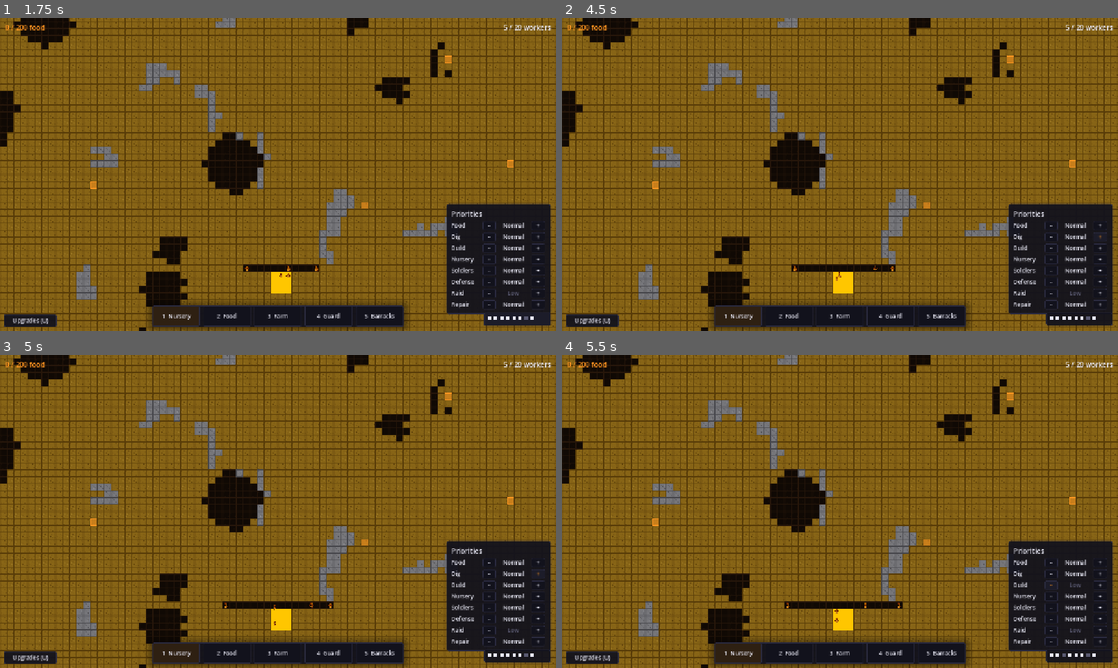
Above: before the commit, frames 1-4 (two rows, left to right).
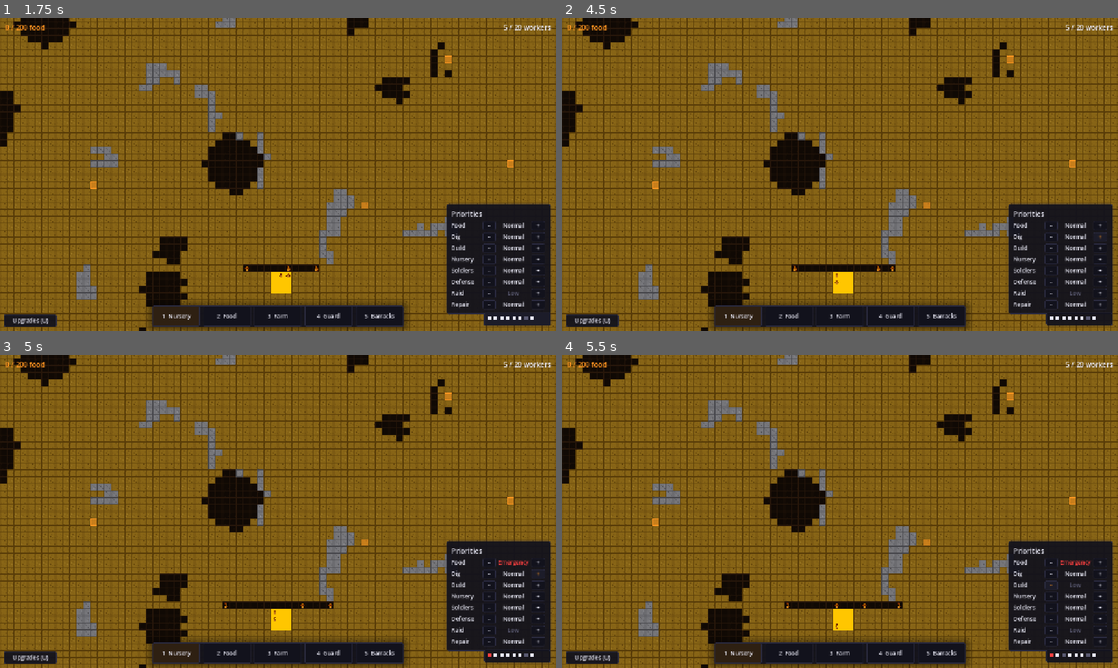
Above: after the commit, the same moments.

Repository: SnazzyTrack9218/ant-colony-wars
Game: Godot game, scene res://scenes/ui/main_menu.tscn
Same seed, same stepped clock (60 frames per second), same inputs: the game is played once before the commit and once after it.
Inputs (mouse positions are in pixels of both pictures, inside the frame that each line leads up to):
- Up to frame 1 (1.75 s): click "New Game" at 0.5 s; click (517, 318) at 1.25 s
- Up to frame 2 (4.5 s): click "-" at 2 s; click "+" at 2.75 s; click "-" at 3.5 s; click "+" at 4.25 s
- Up to frame 3 (5 s): no input
- Up to frame 4 (5.5 s): click "-" at 5 s

Frame 1 is identical in both runs. In frame 2, less than 0.1% of the frame differs, in the area x 49-58%, y 79-86%; in frame 3, 0.1%, in the area x 49-95%, y 65-97%; in frame 4, 0.1%.

Commit message:
feat: Phase 9 — advanced colony AI (auto-repair, escalation, clustering, pheromones)
Auto-repair without markers.
- colony_director._try_auto_repair runs every tick. When `repair` priority
  is non-low, it queues a TYPE_REPAIR job for any room with hp < max_hp
  that doesn't already have one. Players no longer need to spot damage
  and place markers manually.

Emergency auto-escalation.
- colony_state now snapshots player-set priorities and supports auto_escalate
  / auto_restore that swap a category in and out of "emergency" without
  losing the player's preference. Player set_priority always wins and
  clears the escalation flag.
- Director triggers:
    food < 15% of max → food = emergency  (clears at 40%+)
    queen HP < 50%   → defense = emergency (clears at 85%+)
    any room HP < 30% → repair = emergency (clears when all rooms healthy)

Diminishing returns on job clustering.
- job_queue._cluster_penalty: subtract a flat penalty per claimed job of
  the same category within cluster_radius (4) tiles. Default 4.0/neighbor.
- Workers now spread across an active dig cluster instead of all picking
  the same closest tile.
- Configurable in data/colony/job_scoring_config.json
  (cluster_radius, cluster_penalty_per_neighbor).

Pheromone trails — emergent highways.
- New scripts/core/pheromone_map.gd autoload (GameManager.pheromones).
- Each worker step deposits 1 unit on the destination tile (cap 30).
- Decay at 7%/sec, prune below 0.10 — abandoned trails fade.
- get_speed_multiplier(tile) returns 1.0 → 0.70 (up to 30% faster) as the
  level scales toward 18. Worker step-time tween uses it.
- Result: well-traveled corridors get visibly faster over time, hand-built
  highways included.

Seeded world gen verified.
- world_generator already calls _rng.seed = world_seed before any
  procedural pass, so terrain/food/stone/cave layout is reproducible
  from data/world/world_generation_config.json.

ROADMAP, TODO, CONTEXT all updated; Phase 10 (local multiplayer) is next.

Co-Authored-By: Claude Sonnet 4.6 <noreply@anthropic.com>

Diff:
--- a/scripts/ants/worker_ant.gd
+++ b/scripts/ants/worker_ant.gd
@@ -424,20 +424,27 @@
 	_is_moving = true
 	var next_tile: Vector2i = _path.pop_front()
 	_moving_to_tile = next_tile
+	# Pheromone speedup: tiles workers traverse a lot get a step-time bonus.
+	var step_time: float = _move_time
+	if GameManager.pheromones != null:
+		step_time *= GameManager.pheromones.get_speed_multiplier(next_tile)
 	_move_tween = create_tween()
-	_move_tween.tween_property(self, "position", _tile_to_world(next_tile), _move_time)
+	_move_tween.tween_property(self, "position", _tile_to_world(next_tile), step_time)
 	_move_tween.tween_callback(_on_step_done)
 	# Walk bob runs in parallel via a separate one-shot tween — no chain conflicts.
 	if _sprite != null:
 		var bob := create_tween()
-		bob.tween_property(_sprite, "position:y", -1.5, _move_time * 0.5)
-		bob.tween_property(_sprite, "position:y", 0.0, _move_time * 0.5)
+		bob.tween_property(_sprite, "position:y", -1.5, step_time * 0.5)
+		bob.tween_property(_sprite, "position:y", 0.0, step_time * 0.5)
 
 
 func _on_step_done() -> void:
 	_tile_pos = _moving_to_tile
 	position = _tile_to_world(_tile_pos)
 	_is_moving = false
+	# Drop pheromone on the tile we just landed on so highways emerge.
+	if GameManager.pheromones != null:
+		GameManager.pheromones.deposit(_tile_pos)
 	if _try_deferred_rescore():
 		return
 	_move_step()
--- a/scripts/core/colony_director.gd
+++ b/scripts/core/colony_director.gd
@@ -81,9 +81,66 @@
 
 
 func _tick_autopilot() -> void:
+	_try_auto_escalate()
 	_try_auto_build()
 	_try_auto_upgrade()
 	_try_auto_rally()
+	_try_auto_repair()
+
+
+func _try_auto_escalate() -> void:
+	# Crisis triggers temporarily force a category to "emergency". Each is
+	# restored to the player's chosen level once the crisis ends. The player
+	# can manually override at any time and we won't fight them.
+	var colony = GameManager.colony
+	# Food crisis: < 15% of cap.
+	var food_ratio: float = 0.0
+	if colony.max_food > 0:
+		food_ratio = float(colony.food) / float(colony.max_food)
+	if food_ratio < 0.15 and colony.max_food > 0:
+		colony.auto_escalate("food")
+	elif food_ratio > 0.40:
+		colony.auto_restore("food")
+	# Defense crisis: queen below half HP.
+	var queen_ratio: float = 0.0
+	if colony.queen_max_hp > 0:
+		queen_ratio = float(colony.queen_hp) / float(colony.queen_max_hp)
+	if queen_ratio < 0.50 and colony.queen_max_hp > 0:
+		colony.auto_escalate("defense")
+	elif queen_ratio > 0.85:
+		colony.auto_restore("defense")
+	# Repair crisis: any room below 30% HP.
+	var any_room_critical: bool = false
+	for room_id in GameManager.room_manager._rooms:
+		var room: Dictionary = GameManager.room_manager._rooms[room_id]
+		var hp: int = int(room.get("hp", 0))
+		var mhp: int = int(room.get("max_hp", 1))
+		if mhp > 0 and float(hp) / float(mhp) < 0.30:
+			any_room_critical = true
+			break
+	if any_room_critical:
+		colony.auto_escalate("repair")
+	else:
+		colony.auto_restore("repair")
+
+
+func _try_auto_repair() -> void:
+	# When repair priority is >= normal, automatically queue REPAIR jobs for any
+	# damaged room that doesn't already have one. Player no longer has to spot
+	# damage and place markers manually.
+	var priority: String = String(GameManager.colony.priorities.get("repair", "normal"))
+	if priority == "low":
+		return
+	for room_id in GameManager.room_manager._rooms:
+		var room: Dictionary = GameManager.room_manager._rooms[room_id]
+		var hp: int = int(room.get("hp", 0))
+		var max_hp: int = int(room.get("max_hp", 1))
+		if hp >= max_hp:
+			continue
+		var tile: Vector2i = Vector2i(room.get("tile_pos", Vector2i.ZERO))
+		if GameManager.job_queue.has_job(JobQueue.TYPE_REPAIR, tile):
+			continue
+		GameManager.job_queue.add_job(JobQueue.TYPE_REPAIR, tile)
 
 
 # ── Auto-build ─────────────────────────────────────────────────────────────────
--- a/scripts/core/colony_state.gd
+++ b/scripts/core/colony_state.gd
@@ -15,6 +15,12 @@
 var queen_max_hp: int = 100
 var _priority_weights: Dictionary = {}
 
+# Emergency auto-escalation: when a category is auto-raised, the original level
+# is stashed here so we can restore it when the crisis ends. Player-set changes
+# always update both this dict and `priorities` (see set_priority).
+var _player_priorities: Dictionary = {}
+var _auto_escalated: Dictionary = {}  # category -> bool
+
 var priorities: Dictionary = {
 	"food": "normal",
 	"digging": "normal",
@@ -29,6 +35,9 @@
 
 func _ready() -> void:
 	_load_priority_weights()
+	# Snapshot initial priorities so emergency auto-escalation has somewhere to restore to.
+	for k in priorities.keys():
+		_player_priorities[k] = priorities[k]
 
 
 func _load_priority_weights() -> void:
@@ -60,10 +69,40 @@
 		return
 	if priorities[category] == level:
 		return
+	# Player setting overrides any auto-escalation; clear that flag.
+	_auto_escalated[category] = false
+	_player_priorities[category] = level
 	priorities[category] = level
 	priority_changed.emit(category, level)
 	if level == "emergency":
 		emergency_priority_set.emit(category)
+
+
+func auto_escalate(category: String) -> void:
+	# Director-only: temporarily force a category to emergency without touching
+	# the player's chosen level. Restored via auto_restore().
+	if not (category in priorities):
+		return
+	if priorities[category] == "emergency":
+		return
+	_auto_escalated[category] = true
+	priorities[category] = "emergency"
+	priority_changed.emit(category, "emergency")
+	emergency_priority_set.emit(category)
+
+
+func auto_restore(category: String) -> void:
+	# Restore the player's chosen level if (and only if) we were the ones who escalated.
+	if not bool(_auto_escalated.get(category, false)):
+		return
+	_auto_escalated[category] = false
+	var restored: String = String(_player_priorities.get(category, "normal"))
+	priorities[category] = restored
+	priority_changed.emit(category, restored)
+
+
+func is_auto_escalated(category: String) -> bool:
+	return bool(_auto_escalated.get(category, false))
 
 
 func cycle_priority(category: String, direction: int) -> void:
--- a/scripts/core/game_manager.gd
+++ b/scripts/core/game_manager.gd
@@ -12,6 +12,7 @@
 var room_manager: RoomManager
 var upgrades: UpgradeManager
 var threat: ThreatTracker
+var pheromones: PheromoneMap
 var director: ColonyDirector
 
 
@@ -28,6 +29,8 @@
 	add_child(upgrades)
 	threat = ThreatTracker.new()
 	add_child(threat)
+	pheromones = PheromoneMap.new()
+	add_child(pheromones)
 	director = ColonyDirector.new()
 	add_child(director)
 	print("GameManager: initialized")
--- a/scripts/core/job_queue.gd
+++ b/scripts/core/job_queue.gd
@@ -25,6 +25,11 @@
 var _danger_penalty_scale: float = 5.0
 var _resource_urgency_scale: float = 3.0
 var _solo_category_bonus: float = 2.0
+# Diminishing returns: penalize a candidate job by how many already-claimed
+# jobs of the same category sit within `_cluster_radius` tiles. Stops
+# multiple workers piling onto a tight cluster of dig tiles.
+var _cluster_radius: int = 4
+var _cluster_penalty_per_neighbor: float = 4.0
 
 class Job:
 	var id: int = 0
@@ -58,6 +63,8 @@
 	_danger_penalty_scale = float(data.get("danger_penalty_scale", _danger_penalty_scale))
 	_resource_urgency_scale = float(data.get("resource_urgency_scale", _resource_urgency_scale))
 	_solo_category_bonus = float(data.get("solo_category_bonus", _solo_category_bonus))
+	_cluster_radius = int(data.get("cluster_radius", _cluster_radius))
+	_cluster_penalty_per_neighbor = float(data.get("cluster_penalty_per_neighbor", _cluster_penalty_per_neighbor))
 
 
 func add_job(type: int, tile_pos: Vector2i):
@@ -157,12 +164,35 @@
 	var emergency_bonus: float = 0.0
 	if job.data.get("emergency", false):
 		emergency_bonus = 500.0
+	# Diminishing returns: spread workers across a cluster instead of piling on one tile.
+	var cluster_penalty: float = _cluster_penalty(job)
 	return (priority_weight * _priority_weight_scale) \
 			+ (_distance_bonus_scale / (float(dist) + 1.0)) \
 			- (danger_level * _danger_penalty_scale) \
 			+ (resource_urgency * _resource_urgency_scale) \
 			+ (solo_bonus * _solo_category_bonus) \
-			+ emergency_bonus
+			+ emergency_bonus \
+			- cluster_penalty
+
+
+func _cluster_penalty(target_job) -> float:
+	# Count claimed jobs in the same category within cluster_radius tiles.
+	# Each adds a flat penalty so jobs in saturated clusters drop in score.
+	if _cluster_radius <= 0:
+		return 0.0
+	var neighbor_count: int = 0
+	for job in _jobs:
+		if job == target_job:
+			continue
+		if job.claimed_by == null:
+			continue
+		if job.category != target_job.category:
+			continue
+		var dist: int = abs(job.tile_pos.x - target_job.tile_pos.x) \
+				+ abs(job.tile_pos.y - target_job.tile_pos.y)
+		if dist <= _cluster_radius:
+			neighbor_count += 1
+	return float(neighbor_count) * _cluster_penalty_per_neighbor
 
 
 func _get_job_distance(job, ant_tile: Vector2i, distance_lookup: Callable) -> int:
--- /dev/null
+++ b/scripts/core/pheromone_map.gd
@@ -0,0 +1,56 @@
+extends Node
+class_name PheromoneMap
+
+# Tracks how often workers traverse each tile. Frequently-walked tiles get a
+# small movement-speed bonus, encouraging emergent highways through the
+# tunnel network. Decays over time so abandoned paths fade.
+
+signal trail_decayed()
+
+const TICK_INTERVAL: float = 1.5
+const DECAY_PER_TICK: float = 0.93   # ~50% in ~10s
+const PRUNE_THRESHOLD: float = 0.10
+const DEPOSIT_PER_STEP: float = 1.0
+const MAX_LEVEL: float = 30.0
+const FULL_BONUS_LEVEL: float = 18.0  # tiles at/above this run at the max bonus
+const MAX_SPEED_MULTIPLIER: float = 0.70  # i.e. up to 30% faster
+
+var _level: Dictionary = {}  # Vector2i -> float
+var _accumulator: float = 0.0
+
+
+func _process(delta: float) -> void:
+	_accumulator += delta
+	if _accumulator < TICK_INTERVAL:
+		return
+	_accumulator = 0.0
+	_decay()
+
+
+func deposit(tile: Vector2i) -> void:
+	var current: float = float(_level.get(tile, 0.0))
+	_level[tile] = minf(MAX_LEVEL, current + DEPOSIT_PER_STEP)
+
+
+func get_speed_multiplier(tile: Vector2i) -> float:
+	# 1.0 = base speed; lower = faster (multiplier on move_time).
+	var lvl: float = float(_level.get(tile, 0.0))
+	if lvl <= 0.0:
+		return 1.0
+	var t: float = clampf(lvl / FULL_BONUS_LEVEL, 0.0, 1.0)
+	return lerp(1.0, MAX_SPEED_MULTIPLIER, t)
+
+
+func get_level(tile: Vector2i) -> float:
+	return float(_level.get(tile, 0.0))
+
+
+func _decay() -> void:
+	var to_prune: Array = []
+	for tile in _level.keys():
+		_level[tile] = float(_level[tile]) * DECAY_PER_TICK
+		if float(_level[tile]) < PRUNE_THRESHOLD:
+			to_prune.append(tile)
+	for tile in to_prune:
+		_level.erase(tile)
+	trail_decayed.emit()
Not shown, changed: docs/CONTEXT.md
Not shown, changed: docs/ROADMAP.md
Not shown, changed: docs/TODO.md
